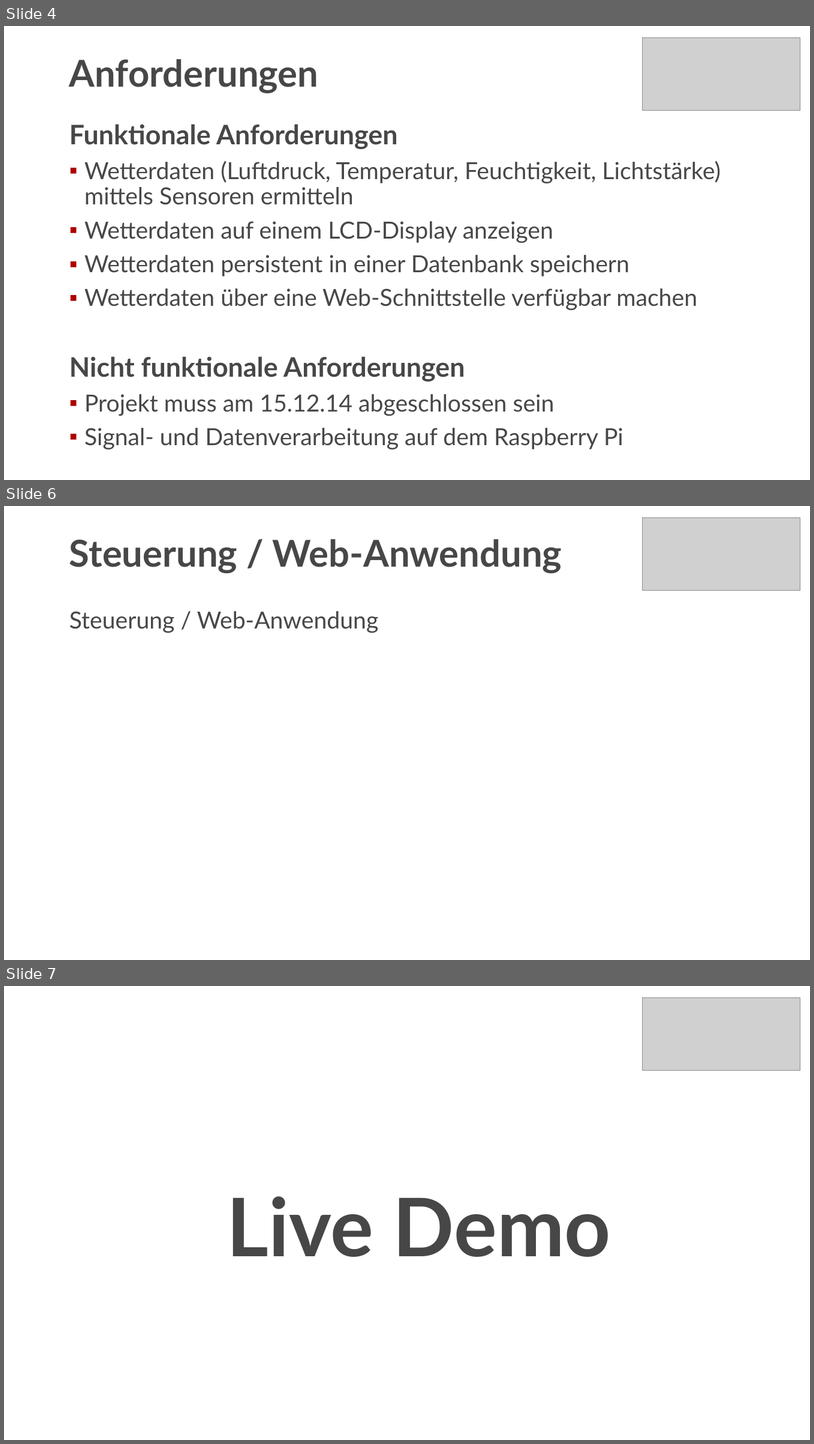
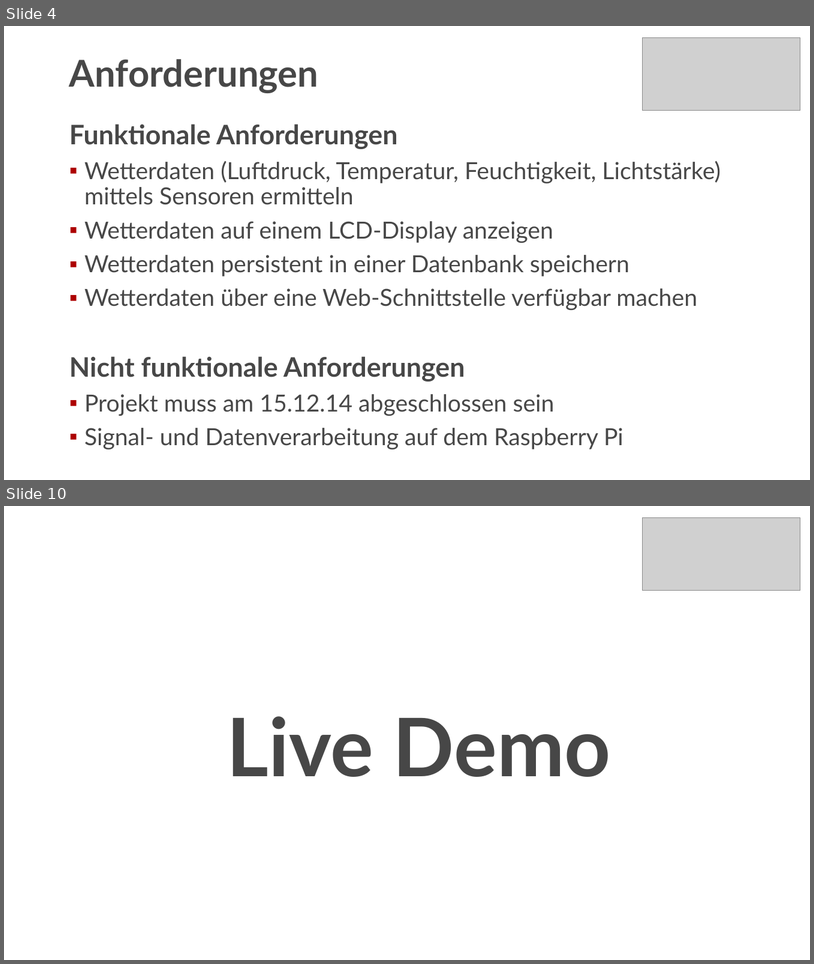
Before and after one commit to FFHS-ES-HH/ras-weather, a slide deck: docs/Präsentation-Wetterstation.pptx. Shown one above the other, each under a label of ours: slides 4, 6 and 7 before the commit, slides 4 and 10 after it; the slides between them are not shown. The pictures are 814x1444 and 814x964 pixels, drawn with LibreOffice and Linux fonts; fonts in the diff are those of the drawing; grey boxes stand for pictures. Boxes give left, top, right and bottom in pixels: in the first picture for what was removed or moved away, otherwise in the second. Text is boxed around its words. In the diff, an @@ line names an element or a change of style, - is before the commit and + after.

```diff
--- a/docs/Präsentation-Wetterstation.pptx
+++ b/docs/Präsentation-Wetterstation.pptx
@@ slide 6 removed at bbox=[4, 506, 810, 960], background #FFFFFF @@
@@ picture removed at bbox=[643, 518, 800, 591] @@
@@ title removed at bbox=[69, 539, 563, 573] @@
-Steuerung / Web-Anwendung
@@ text removed at bbox=[69, 611, 379, 633] @@
-Steuerung / Web-Anwendung
@@ what was slide 7 is now slide 10 @@
```
Also in this commit, not shown: 2 slides changed, 4 slides added, 1 other file.
